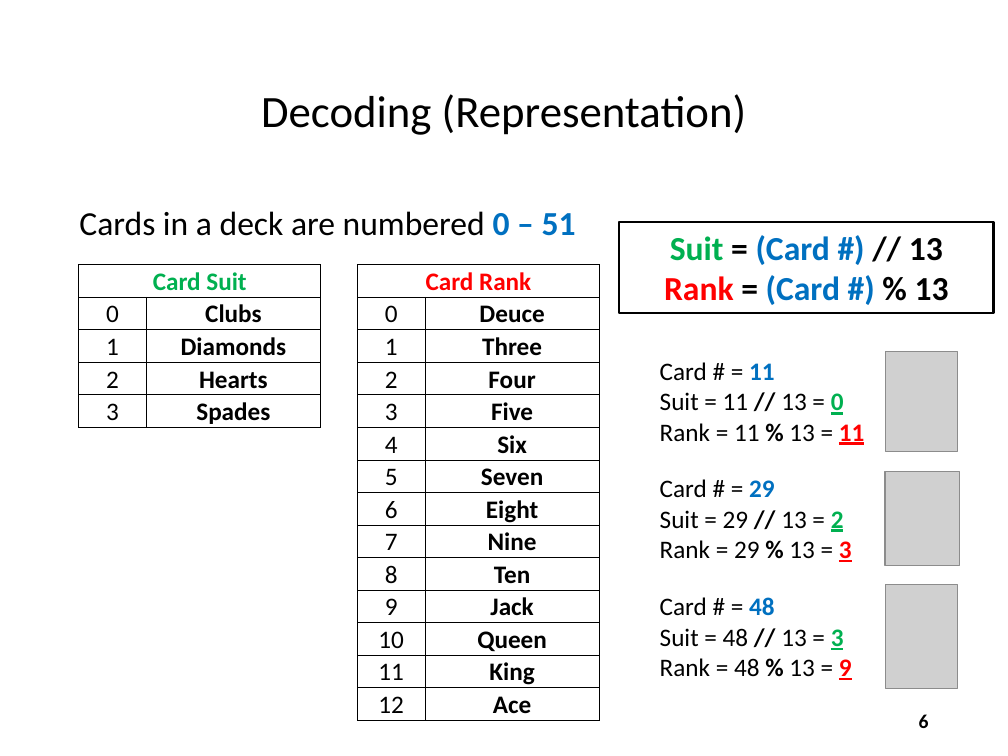
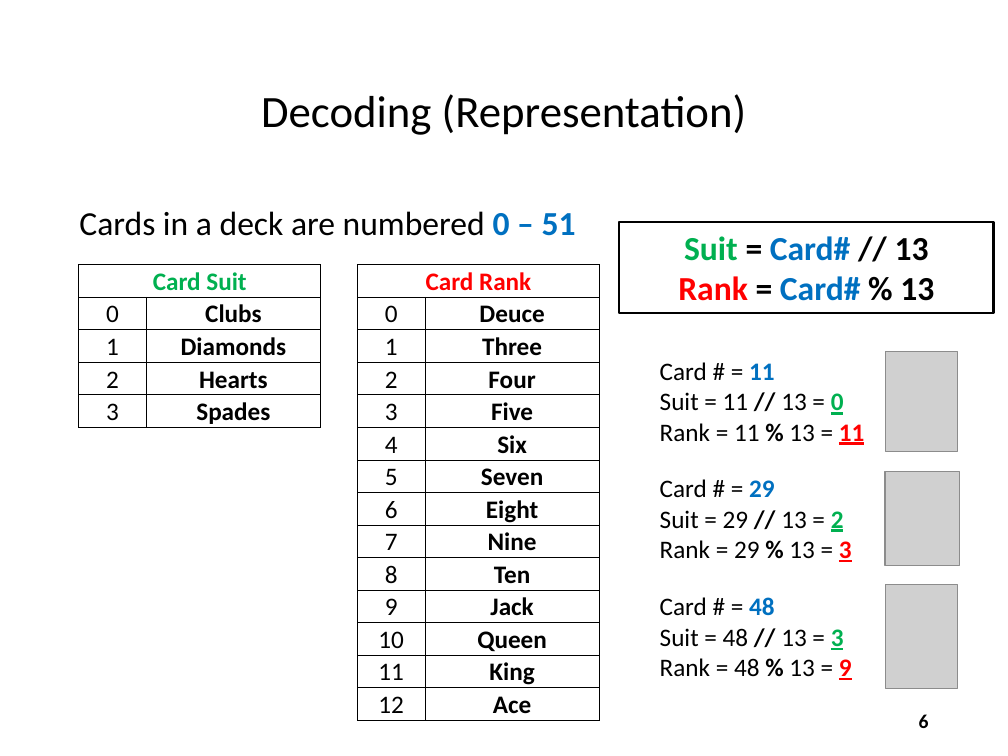
Before and after one commit to dbiersach/scicomp101, a slide deck: slide 6 of Session 10 - Random Numbers and Algorithms/Session 10 - Random Numbers and Algorithms.pptx. Drawn at 1008x756 pixels with LibreOffice and Linux fonts; fonts in the diff are those of the drawing; grey boxes stand for pictures. Boxes give left, top, right and bottom in pixels: in the first picture for what was removed or moved away, otherwise in the second. Text is boxed around its words. In the diff, an @@ line names an element or a change of style, - is before the commit and + after.

```diff
--- a/Session 10 - Random Numbers and Algorithms/Session 10 - Random Numbers and Algorithms.pptx
+++ b/Session 10 - Random Numbers and Algorithms/Session 10 - Random Numbers and Algorithms.pptx
@@ text in rectangle at (678, 236, 934, 301): text changed @@
-Suit = (Card #) // 13
-Rank = (Card #) % 13
+Suit = Card# // 13
+Rank = Card# % 13
```
Also in this commit, not shown: 6 other slides changed.
